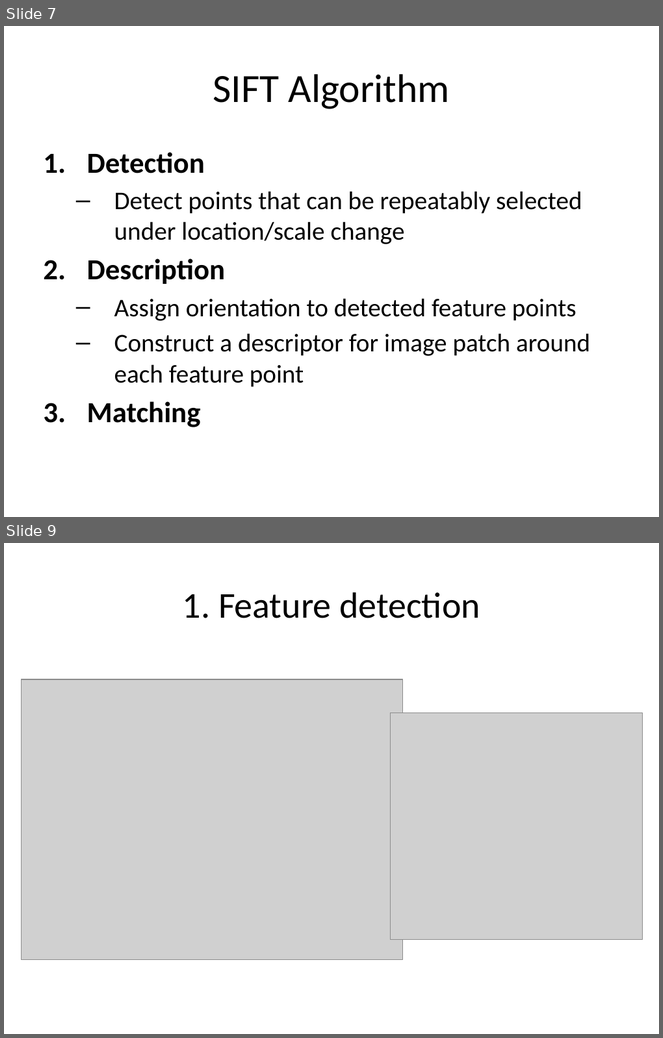
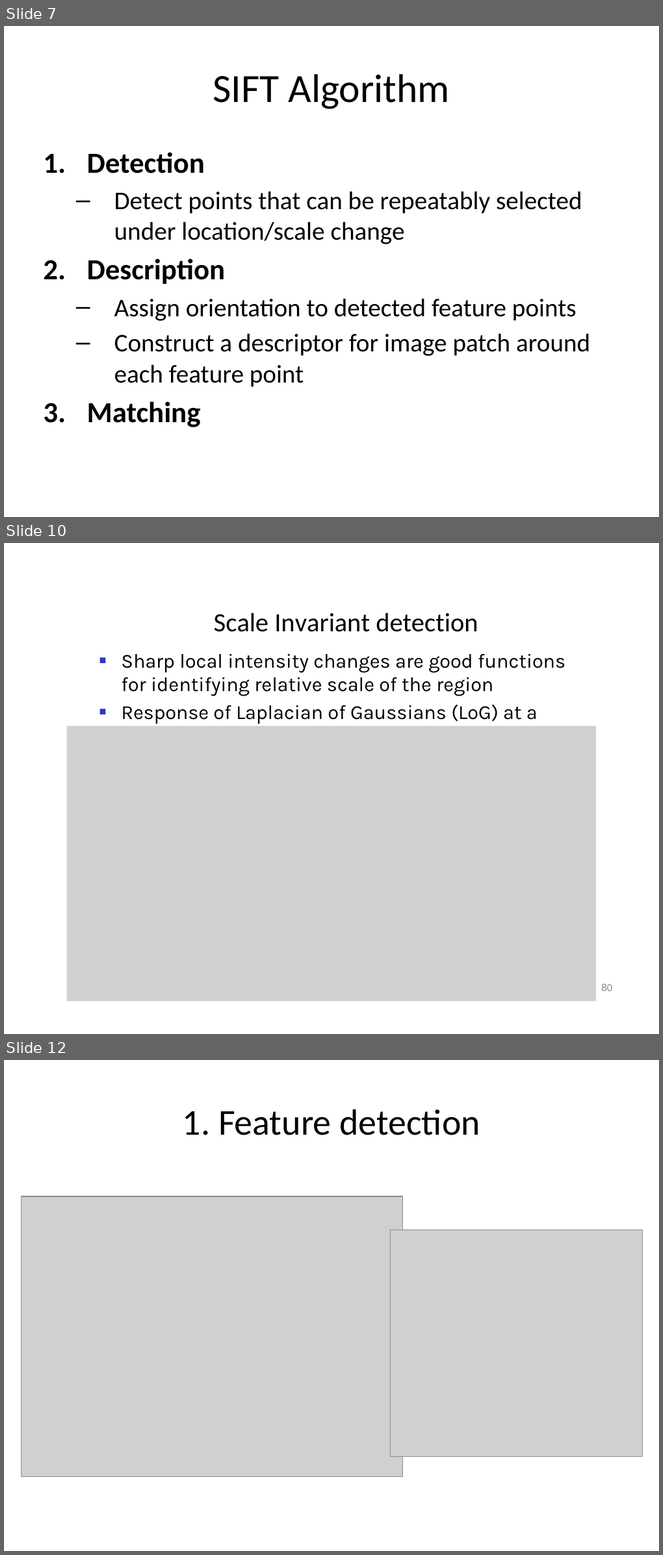
Before and after one commit to amitrokh/CMSC498F, a slide deck: lectures/week_7/SIFT-lecture.pptx. Shown one above the other, each under a label of ours: slides 7 and 9 before the commit, slides 7, 10 and 12 after it; the slides between them are not shown. The pictures are 663x1038 and 663x1555 pixels, drawn with LibreOffice and Linux fonts; fonts in the diff are those of the drawing; grey boxes stand for pictures. Boxes give left, top, right and bottom in pixels: in the first picture for what was removed or moved away, otherwise in the second. Text is boxed around its words. In the diff, an @@ line names an element or a change of style, - is before the commit and + after.

```diff
--- a/lectures/week_7/SIFT-lecture.pptx
+++ b/lectures/week_7/SIFT-lecture.pptx
@@ slide 10 added at (4, 543, 659, 1034), background #FFFFFF @@
@@ title added at (214, 613, 478, 632), 29 pt, text #000000 @@
+Scale Invariant detection
@@ text added at (121, 654, 566, 724), 22 pt, text #000000 @@
+■ Sharp local intensity changes are good functions for identifying relative scale of the region
+■ Response of Laplacian of Gaussians (LoG) at a point
@@ picture added at (67, 726, 596, 1001) @@
@@ text added at (601, 984, 612, 991), 12 pt, text #8C8C8C @@
+80
@@ what was slide 9 is now slide 12 @@
```
Also in this commit, not shown: 5 slides changed, 3 other slides added, 3 slides removed.
